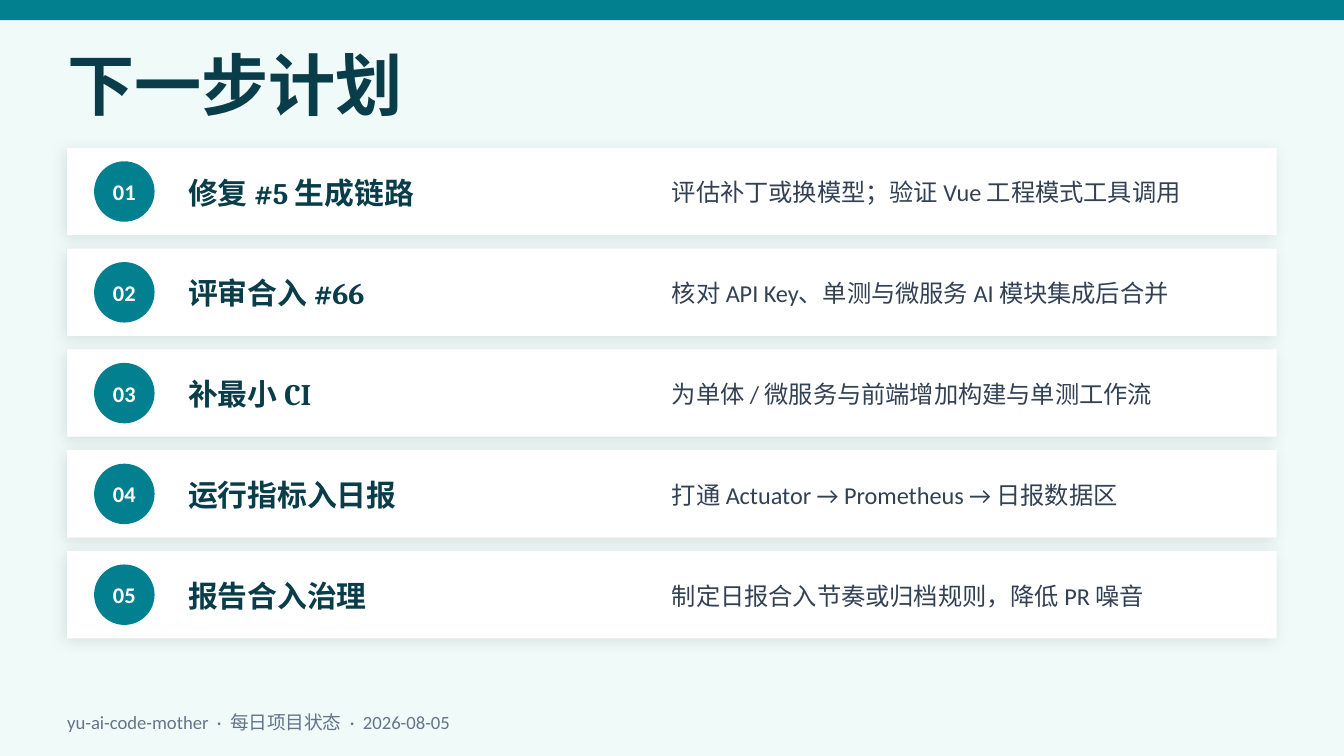
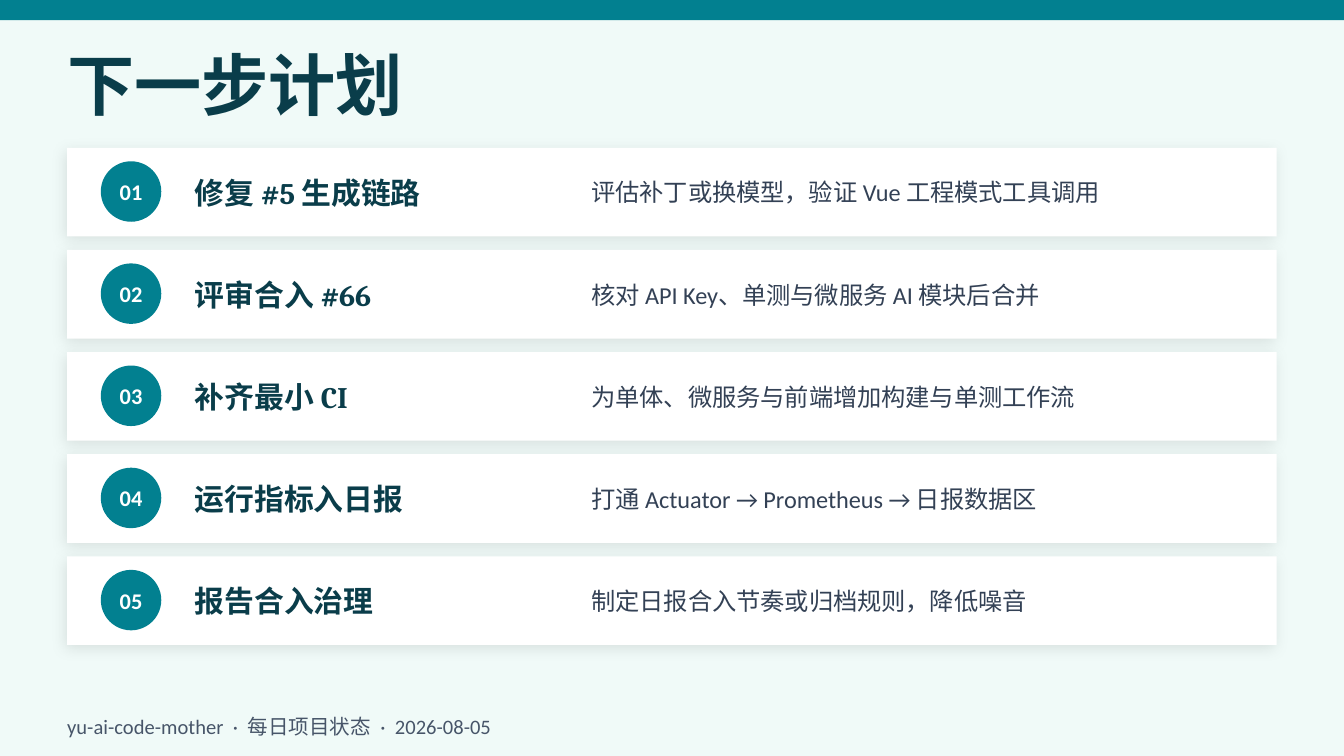
Before and after one commit to liyupi/yu-ai-code-mother, a slide deck: slide 8 of docs/reports/project-status-2026-08-05.pptx. Drawn at 1344x756 pixels with LibreOffice and Linux fonts; fonts in the diff are those of the drawing. Boxes give left, top, right and bottom in pixels: in the first picture for what was removed or moved away, otherwise in the second. Text is boxed around its words. In the diff, an @@ line names an element or a change of style, - is before the commit and + after.

```diff
--- a/docs/reports/project-status-2026-08-05.pptx
+++ b/docs/reports/project-status-2026-08-05.pptx
@@ text "修复 #5 生成链路": place and size @@
-text "修复 #5 生成链路" at bbox=[188, 178, 414, 207]
+text "修复 #5 生成链路" at bbox=[195, 178, 421, 207]
@@ text at bbox=[591, 180, 1100, 204]: text changed @@
-评估补丁或换模型；验证 Vue 工程模式工具调用
+评估补丁或换模型，验证 Vue 工程模式工具调用
@@ 2 texts, 2 ellipses: place and size @@
-2 texts, 2 ellipses at bbox=[94, 161, 155, 323]
+2 texts, 2 ellipses at bbox=[101, 161, 161, 324]
@@ text "评审合入 #66": place and size @@
-text "评审合入 #66" at bbox=[188, 278, 364, 307]
+text "评审合入 #66" at bbox=[195, 280, 371, 309]
@@ text at bbox=[591, 283, 1039, 308]: text changed @@
-核对 API Key、单测与微服务 AI 模块集成后合并
+核对 API Key、单测与微服务 AI 模块后合并
@@ text at bbox=[195, 382, 348, 411]: text changed @@
-补最小 CI
+补齐最小 CI
@@ text at bbox=[591, 385, 1075, 408]: text changed @@
-为单体 / 微服务与前端增加构建与单测工作流
+为单体、微服务与前端增加构建与单测工作流
@@ text "运行指标入日报": place and size @@
-text "运行指标入日报" at bbox=[188, 480, 396, 509]
+text "运行指标入日报" at bbox=[195, 484, 403, 513]
@@ text "打通 Actuator → Prometheus → ...": place and size @@
-text "打通 Actuator → Prometheus → ..." at bbox=[672, 483, 1117, 506]
+text "打通 Actuator → Prometheus → ..." at bbox=[591, 487, 1037, 510]
@@ 3 rectangles: place and size @@
-3 rectangles at bbox=[67, 349, 1277, 638]
+3 rectangles at bbox=[67, 352, 1277, 645]
@@ text "报告合入治理": place and size @@
-text "报告合入治理" at bbox=[188, 581, 367, 610]
+text "报告合入治理" at bbox=[195, 586, 374, 615]
@@ 3 texts, 3 ellipses: place and size @@
-3 texts, 3 ellipses at bbox=[94, 363, 155, 625]
+3 texts, 3 ellipses at bbox=[101, 366, 161, 630]
@@ text at bbox=[591, 589, 1027, 613]: text changed @@
-制定日报合入节奏或归档规则，降低 PR 噪音
+制定日报合入节奏或归档规则，降低噪音
@@ text "yu-ai-code-mother · 每日项目状态 · 2026-08-05" at bbox=[67, 716, 491, 738]: size 10 to 11 pt, text colour #64748B to #475569 @@
```
Also in this commit, not shown: 9 other slides changed.
